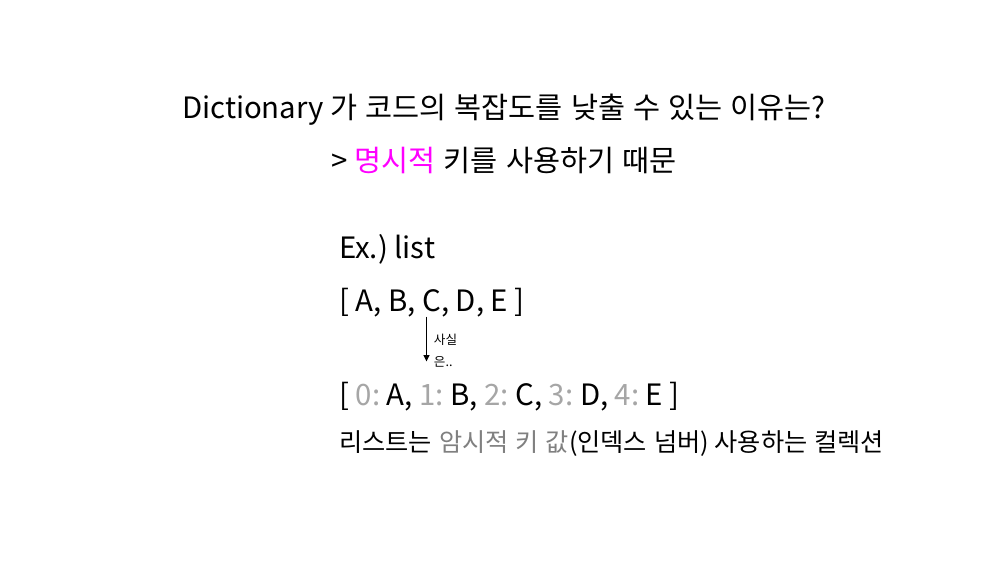
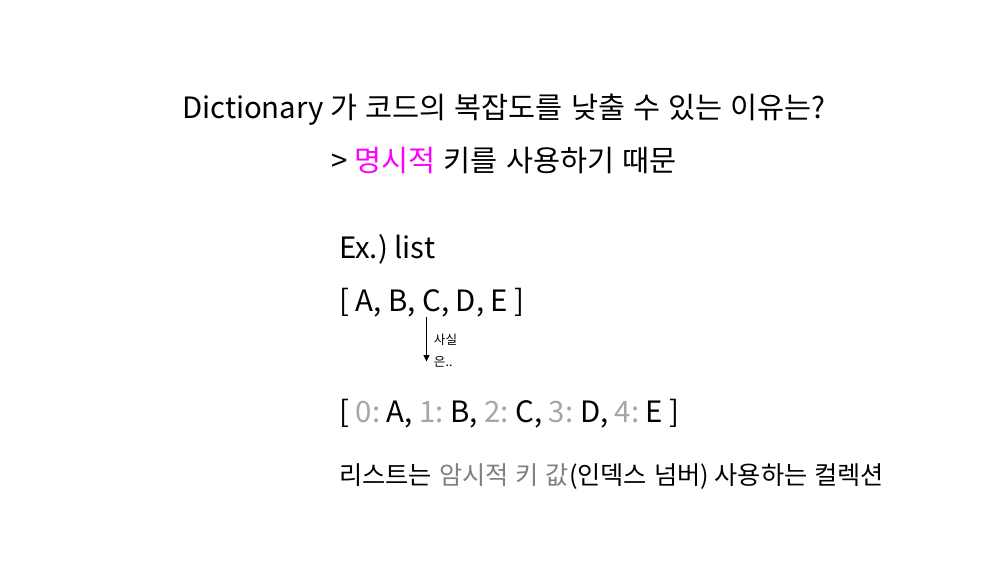
Before and after one commit to hnanmal/mQ, a slide deck: slide 18 of DynamoUserGroup/20221118_부산 세미나 준비/documentum/DynDict활용_발표자료.pptx. Drawn at 1008x567 pixels with LibreOffice and Linux fonts; fonts in the diff are those of the drawing. Boxes give left, top, right and bottom in pixels: in the first picture for what was removed or moved away, otherwise in the second. Text is boxed around its words. In the diff, an @@ line names an element or a change of style, - is before the commit and + after.

```diff
--- a/DynamoUserGroup/20221118_부산 세미나 준비/documentum/DynDict활용_발표자료.pptx
+++ b/DynamoUserGroup/20221118_부산 세미나 준비/documentum/DynDict활용_발표자료.pptx
@@ text "[ 0: A, 1: B, ..." at [339,400,885,489]: line spacing 1.5 to 2 @@
```
Also in this commit, not shown: 9 other slides changed, 3 slides added, 2 other files.
